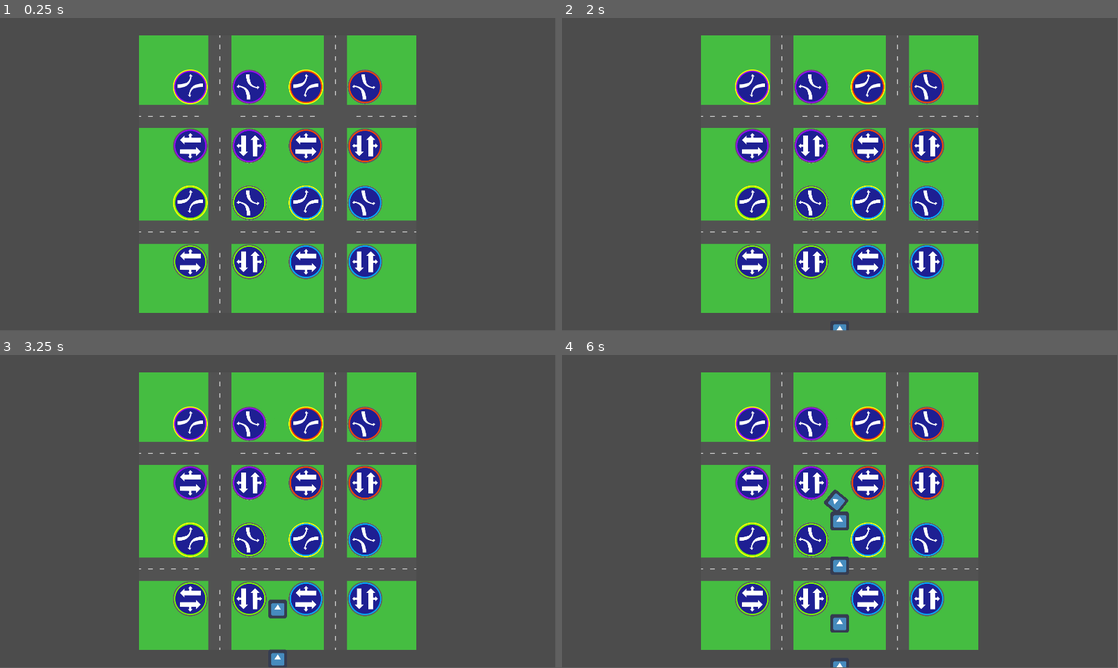
Above: before the commit, frames 1-4 (two rows, left to right).
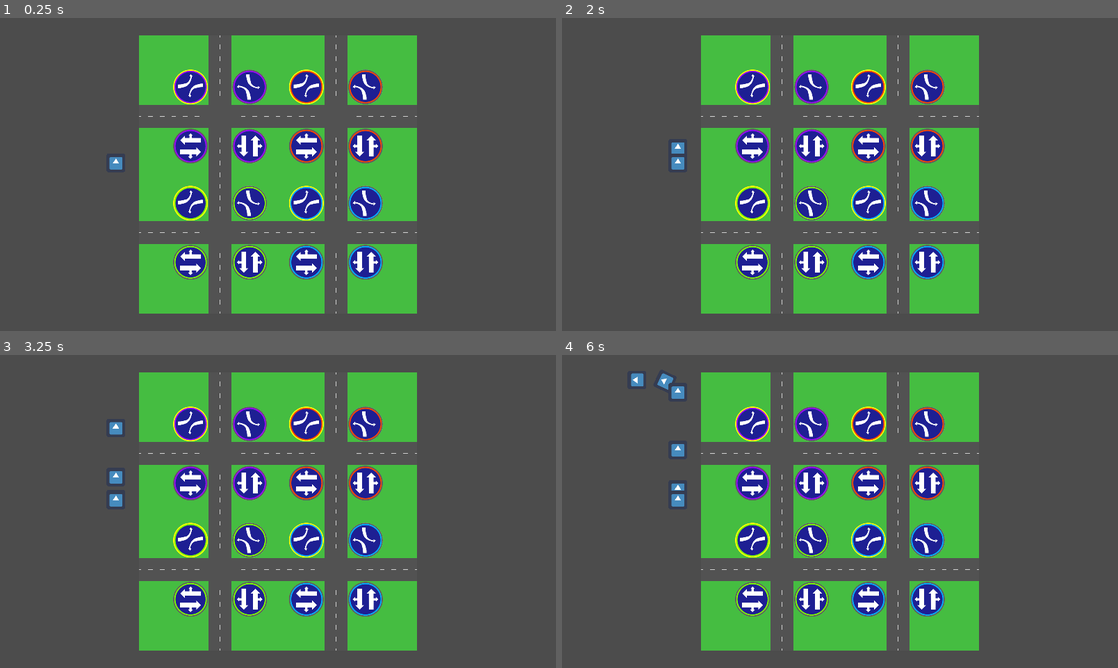
Above: after the commit, the same moments.

Repository: nicohi/terrific-lights-multiplayer
Game: Godot game, scene res://Map.tscn
Two runs of this game, one before a commit and one after it. Both use one fixed random seed, a clock stepped at 60 frames per second and the inputs below. The engine's default icon, where the game draws it, is replaced by a stand-in: a white triangle on a blue panel in a dark square.
Inputs (mouse positions are in pixels of both pictures, inside the frame that each line leads up to):
- Up to frame 1 (0.25 s): no input
- Up to frame 2 (2 s): tap Enter at 0.5 s; move the mouse to (962, 158) at 0.52 s; click (962, 158) at 0.67 s; tap Space at 1.25 s; move the mouse to (728, 190) at 1.27 s; click (728, 190) at 1.42 s
- Up to frame 3 (3.25 s): move the mouse to (333, 442) at 2.02 s; click (333, 442) at 2.17 s; move the mouse to (250, 574) at 2.77 s; click (250, 574) at 2.92 s
- Up to frame 4 (6 s): move the mouse to (1006, 558) at 3.52 s; click (1006, 558) at 3.67 s; tap Escape (ui_cancel) at 4.15 s; click (834, 514) at 4.25 s, where only the run after the commit has a clickable "Resume"; move the mouse to (673, 464) at 5.02 s; click (673, 464) at 5.17 s; move the mouse to (867, 511) at 5.77 s; click (867, 511) at 5.92 s
In our replay, the window is 799x449 before the commit and 800x450 after it. These sizes can differ from the game's own. Grey fills any space a smaller window leaves; there, only what the larger window draws over its background counts as a difference.

The runs differ from the first frame. In frame 1, 3.1% of the frame differs, in the area x 19-75%, y 5-95%; in frame 2, 3.2%; in frame 3, 3.6%; in frame 4, 4.3%, in the area x 12-75%, y 5-100%.

Commit message:
Pause with ESC. Resume with simple Resume button.

Diff:
--- a/Map.tscn
+++ b/Map.tscn
@@ -35,6 +35,7 @@
 [ext_resource path="res://Lights/Light_option_24_Light.jpg" type="Texture" id=33]
 [ext_resource path="res://Lights/Light_option_43.jpg" type="Texture" id=34]
 [ext_resource path="res://Lights/Light_option_43_Light.jpg" type="Texture" id=35]
+[ext_resource path="res://PauseMenu/PausePopup.gd" type="Script" id=36]
 
 [node name="Map" type="Node2D"]
 script = ExtResource( 2 )
@@ -196,6 +197,34 @@
 [node name="LightOff" parent="LowerRight/EastWestLeft" index="1"]
 texture = ExtResource( 29 )
 
+[node name="PausePopup" type="Popup" parent="."]
+pause_mode = 2
+margin_right = 180.0
+margin_bottom = 90.0
+script = ExtResource( 36 )
+__meta__ = {
+"_edit_use_anchors_": false
+}
+
+[node name="PausedLabel" type="Label" parent="PausePopup"]
+margin_left = 30.0
+margin_top = 17.0
+margin_right = 118.0
+margin_bottom = 31.0
+text = "Game paused"
+align = 1
+valign = 1
+
+[node name="ResumeButton" type="Button" parent="PausePopup"]
+margin_left = 44.0
+margin_top = 52.0
+margin_right = 108.0
+margin_bottom = 72.0
+text = "Resume"
+__meta__ = {
+"_edit_use_anchors_": false
+}
+
 [editable path="UpperLeft"]
 
 [editable path="UpperLeft/NorthSouthRight"]
--- a/Map/Map.gd
+++ b/Map/Map.gd
@@ -5,6 +5,8 @@
 var cars = []
 var timer
 var total_points = 0
+
+onready var pausePopUp = $PausePopup
 
 func _init():
 	timer = Timer.new()
@@ -23,7 +25,7 @@
 		add_child(car)
 
 func _ready():
-	var window_size = OS.window_size
+	var window_size = get_viewport().get_visible_rect().size
 
 	_create_cars()
 
@@ -43,3 +45,8 @@
 	if cars.size():
 		var car = cars.pop_front()
 		car._go()
+
+func _physics_process(delta):
+	if Input.is_action_just_pressed("ui_cancel"):
+		get_tree().paused = true
+		pausePopUp.popup_centered()
--- /dev/null
+++ b/PauseMenu/PausePopup.gd
@@ -0,0 +1,11 @@
+extends Popup
+
+onready var resumeButton = $ResumeButton
+
+func _ready():
+	resumeButton.connect("pressed", self, "_resume_button_pressed")
+	self.connect("modal_closed", self, "_resume_button_pressed")
+
+func _resume_button_pressed():
+	self.hide()
+	get_tree().paused = false
--- /dev/null
+++ b/PauseMenu/ResumeButton.gd
@@ -0,0 +1,16 @@
+extends Button
+
+
+# Declare member variables here. Examples:
+# var a = 2
+# var b = "text"
+
+
+# Called when the node enters the scene tree for the first time.
+func _ready():
+	self
+
+
+# Called every frame. 'delta' is the elapsed time since the previous frame.
+#func _process(delta):
+#	pass
--- a/project.godot
+++ b/project.godot
@@ -42,6 +42,9 @@
 window/size/height=1080
 window/size/resizable=false
 window/size/fullscreen=true
+window/size/test_width=1920
+window/size/test_height=1080
+window/stretch/mode="2d"
 
 [input]
 
Not shown: 1 places in Map.tscn that only renumber resources
